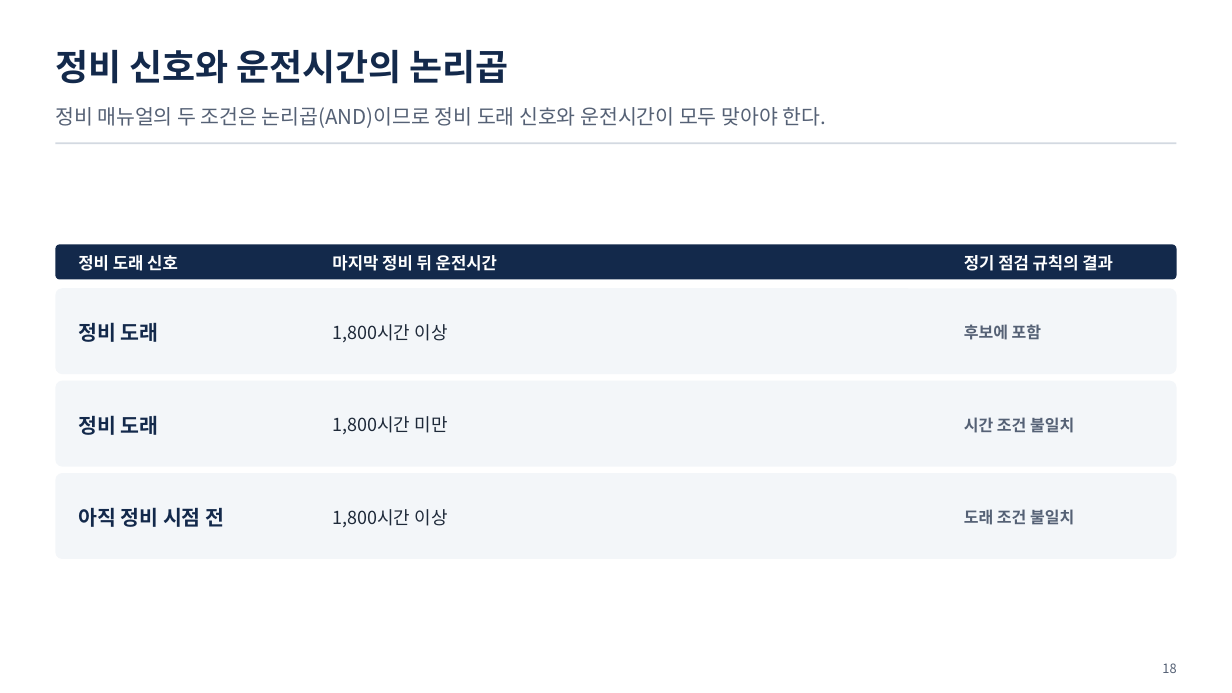
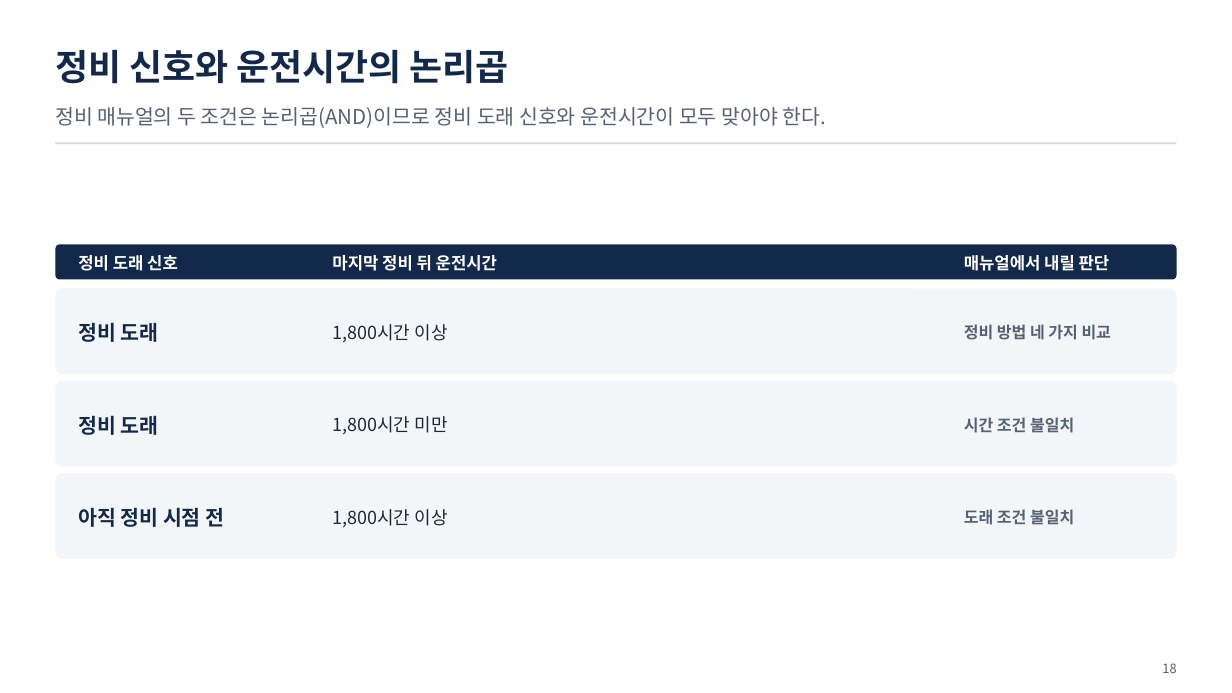
Before and after one commit to uengine-oss/hyd-iot-edu, a slide deck: slide 18 of workspace/강의제작/산출물/통합반/이론_오프라인/03회차/통합반_오프라인_03회차.pptx. Drawn at 1232x693 pixels with LibreOffice and Linux fonts; fonts in the diff are those of the drawing. Boxes give left, top, right and bottom in pixels: in the first picture for what was removed or moved away, otherwise in the second. Text is boxed around its words. In the diff, an @@ line names an element or a change of style, - is before the commit and + after.

Commit message:
통합반 3회차 현장 14~23장 결정표의 입력과 결과 화면과 발표자 노트를 교재 원본에 맞춘다

```diff
--- a/workspace/강의제작/산출물/통합반/이론_오프라인/03회차/통합반_오프라인_03회차.pptx
+++ b/workspace/강의제작/산출물/통합반/이론_오프라인/03회차/통합반_오프라인_03회차.pptx
@@ text at (964,255,1110,271): text changed @@
-정기 점검 규칙의 결과
+매뉴얼에서 내릴 판단
@@ text at (964,324,1111,340): text changed @@
-후보에 포함
+정비 방법 네 가지 비교
```
Also in this commit, not shown: 4 other slides changed, 9 other files.
